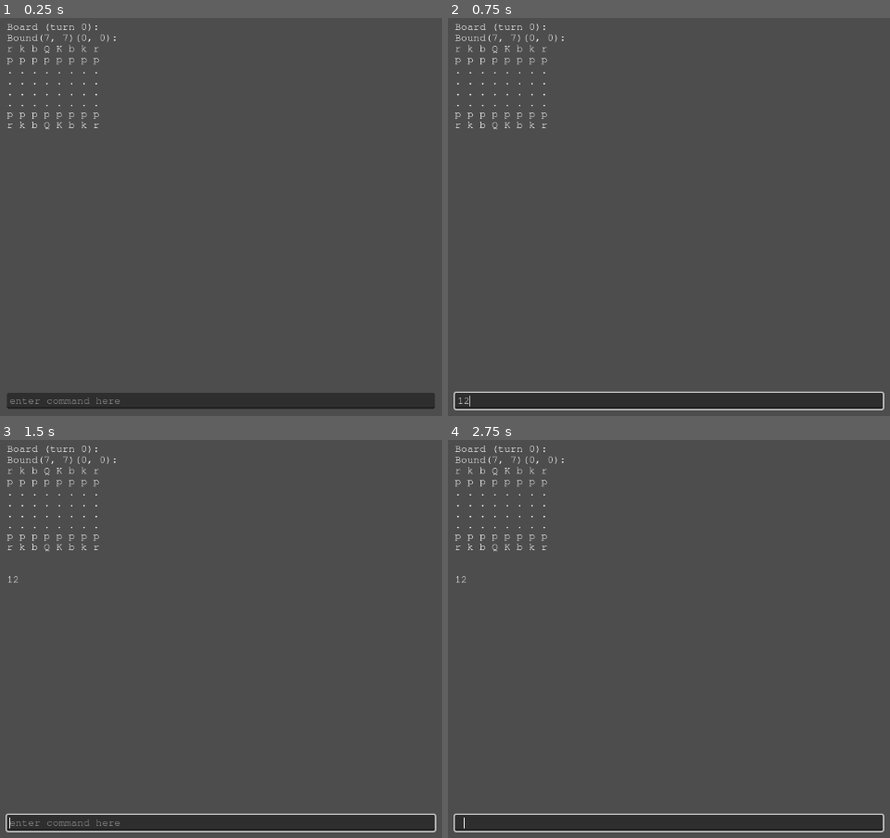
Above: before the commit, frames 1-4 (two rows, left to right).
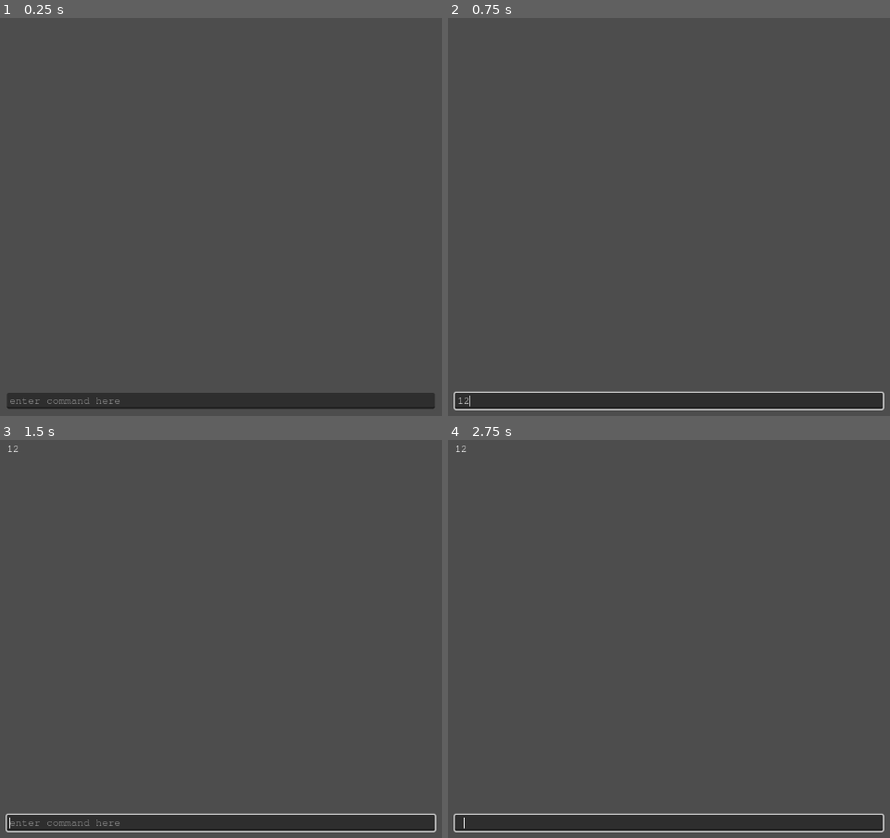
Above: after the commit, the same moments.

Repository: Roboticy3/Mess
Game: Godot game, scene res://default.tscn
Two runs of this game, one before a commit and one after it. Both use one fixed random seed, a clock stepped at 60 frames per second and the inputs below.
Inputs (mouse positions are in pixels of both pictures, inside the frame that each line leads up to):
- Up to frame 1 (0.25 s): no input
- Up to frame 2 (0.75 s): click (669, 400) at 0.52 s; type "12" at 0.6 s
- Up to frame 3 (1.5 s): tap Enter at 1.25 s
- Up to frame 4 (2.75 s): tap Space at 2 s

The runs differ from the first frame. In frame 1, 0.6% of the frame differs, in the area x 1-27%, y 1-28%; in frame 2, 0.6%; in frame 3, 0.6%, in the area x 1-27%, y 1-36%; in frame 4, 0.6%.

Commit message:
Cleaned up some code

Diff:
--- a/Board Types/Board.gd
+++ b/Board Types/Board.gd
@@ -59,9 +59,8 @@
 
 	return false
 
-#editing pieces
-#editing pieces will effect the last state in states as well as the current_state
-#the assumption is that the last state is the changes on this turn being generated
+### STATE MUTATORS
+#only call after calling add_state()!
 
 func add_existing_piece(p:Piece) -> void:
 	p.starting_turn = states.size() - p.states.size()
@@ -71,36 +70,25 @@
 	get_state()[p_ss["position"]] = p
 	current_state[p_ss["position"]] = p
 
-func get_piece(pos:Variant):
-	var s := current_state
-	if !s.has(pos): return null
-
-	var p = s[pos]
-	if !(p is Piece): return null
-	return p
-
-func get_team(pos:Variant):
-	var p = get_piece(pos)
-	if p: return p.get_state()["team"]
-	return null
-
 func move_piece(p:Piece, new_pos:Variant) -> Piece:
 	var s := current_state
 	var p_s := p.get_state()
 	var pos:Variant = p_s["position"]
 
 	s.erase(pos)
-	var p_new = p.duplicate()
+	var p_new:Piece = p.duplicate()
 	p.get_team().add_child(p_new)
 	p_new.add_state()
 	s[new_pos] = p_new
 	get_state()[new_pos] = p_new
 
-	p_s["changed"] = true
-	p_new.get_state()["position"] = new_pos
-	p_new.get_state()["moves"] += 1
+	var pn_s := p_new.get_state()
+	pn_s["position"] = new_pos
+	pn_s["moves"] += 1
 
 	return p_new
+
+###STATE GENERATORS
 
 func generate_options() -> void:
 	var s := current_state
@@ -130,12 +118,38 @@
 
 	return false
 
+#generate a state from calling an option without updating the board, returns the new state
+func call_option_virtual(p:Piece, o) -> Dictionary:
+	var new_s := {}
+	var cur := current_state.duplicate()
+
+
+
+	current_state = cur
+	return new_s
+
+
 func add_state():
 	if states.size() == 0:
 		states = [{}]
 		return
 
 	states.append({})
+
+###GETTERS
+
+func get_piece(pos:Variant):
+	var s := current_state
+	if !s.has(pos): return null
+
+	var p = s[pos]
+	if !(p is Piece): return null
+	return p
+
+func get_team(pos:Variant):
+	var p = get_piece(pos)
+	if p: return p.get_state()["team"]
+	return null
 
 func get_state(turn := states.size() - 1) -> Dictionary:
 	return states[turn]
@@ -153,6 +167,7 @@
 func get_winner(state:=get_state()) -> Team:
 	return
 
+#traverse (WIP) allow moves to interact with the Board's shape, currently just returns to if its in bounds
 func traverse(from, to):
 	var v = to
 
--- a/Board Types/Board2i.gd
+++ b/Board Types/Board2i.gd
@@ -11,8 +11,6 @@
 	#generate options to use for the turn
 	generate_options()
 
-	Accessor.a_print(str(self))
-
 func _to_string():
 
 	if states.is_empty():
--- a/Piece Types/PieceType.gd
+++ b/Piece Types/PieceType.gd
@@ -3,7 +3,7 @@
 
 var name:StringName = "?"
 
-var state_form:Dictionary = {"team":Team.new(),"moves":0,"position":null,"changed":false}
+var state_form:Dictionary = {"team":Team.new(),"moves":0,"position":null}
 
 func generate_options(_p:Piece, _b:Board)->Dictionary:
 	return {}
--- a/default.tscn
+++ b/default.tscn
@@ -44,7 +44,6 @@
 
 [node name="Board" type="Node" parent="."]
 script = ExtResource("1_e3vkr")
-node_paths = null
 
 [node name="Black Team" type="Node" parent="Board"]
 script = ExtResource("2_l4gke")
